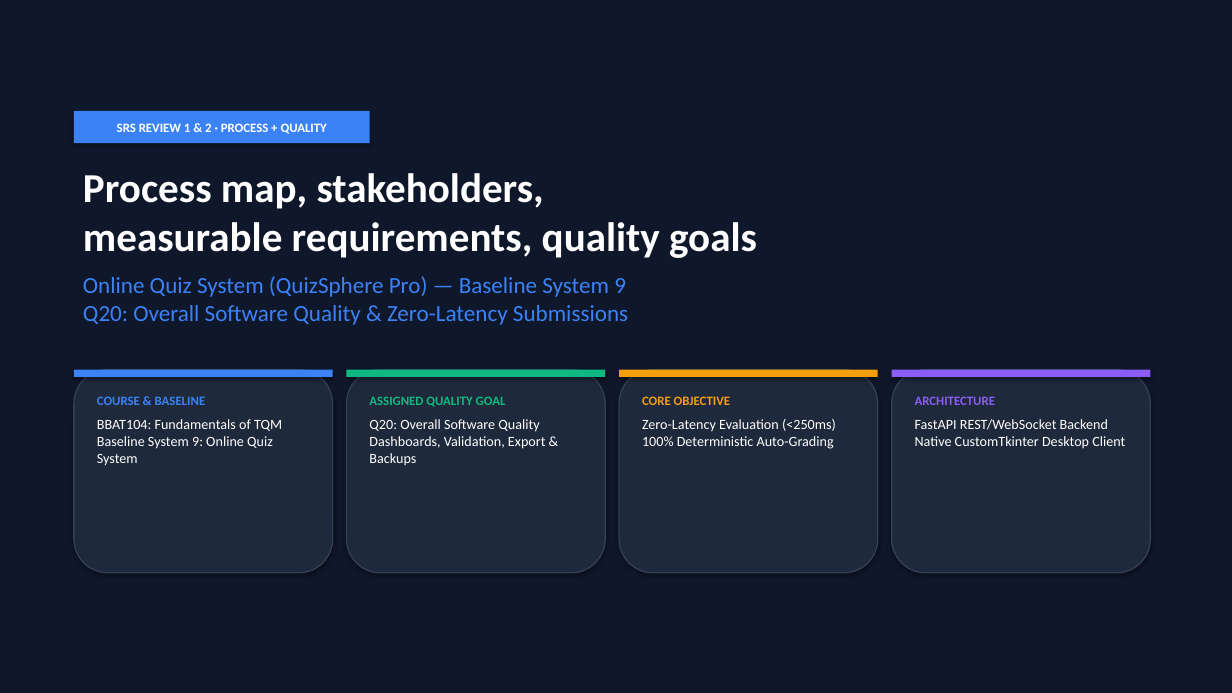
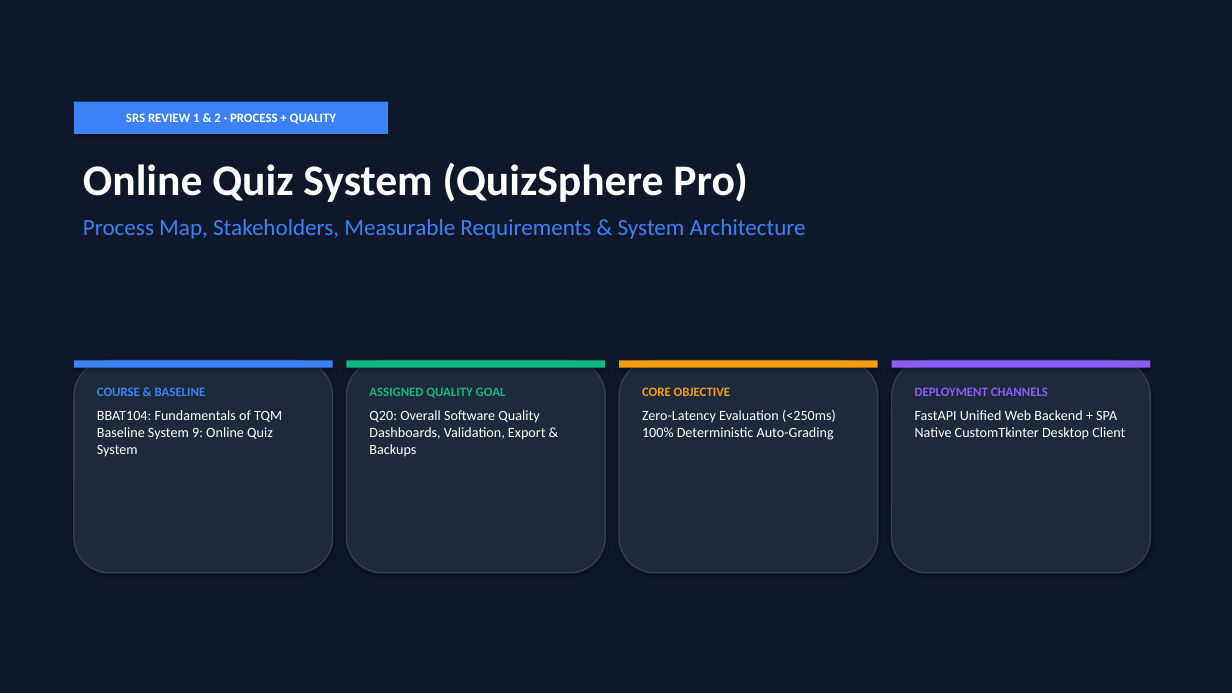
Before and after one commit to Vanshika071417/Online_Quiz_System, a slide deck: slide 1 of QuizSphere_Master_Review_1_and_2.pptx. Drawn at 1232x693 pixels with LibreOffice and Linux fonts; fonts in the diff are those of the drawing. Boxes give left, top, right and bottom in pixels: in the first picture for what was removed or moved away, otherwise in the second. Text is boxed around its words. In the diff, an @@ line names an element or a change of style, - is before the commit and + after.

```diff
--- a/QuizSphere_Master_Review_1_and_2.pptx
+++ b/QuizSphere_Master_Review_1_and_2.pptx
@@ rectangle "SRS REVIEW 1 & 2 ...": place and size @@
-rectangle "SRS REVIEW 1 & 2 ..." at [74,111,370,143]
+rectangle "SRS REVIEW 1 & 2 ..." at [74,102,388,134]
@@ text at [83,163,806,239]: text changed @@
-Process map, stakeholders,
-measurable requirements, quality goals
-Online Quiz System (QuizSphere Pro) — Baseline System 9
-Q20: Overall Software Quality & Zero-Latency Submissions
+Online Quiz System (QuizSphere Pro)
+Process Map, Stakeholders, Measurable Requirements & System Architecture
@@ rounded rectangle: place and size @@
-rounded rectangle at [74,370,333,573]
+rounded rectangle at [74,360,333,573]
@@ text "COURSE & BASELINE": place and size @@
-text "COURSE & BASELINE" at [97,396,282,465]
+text "COURSE & BASELINE" at [97,387,282,456]
@@ rounded rectangle: place and size @@
-rounded rectangle at [347,370,605,573]
+rounded rectangle at [347,360,605,573]
@@ text "ASSIGNED QUALITY GOAL": place and size @@
-text "ASSIGNED QUALITY GOAL" at [369,396,546,465]
+text "ASSIGNED QUALITY GOAL" at [369,387,546,456]
@@ rounded rectangle: place and size @@
-rounded rectangle at [619,370,878,573]
+rounded rectangle at [619,360,878,573]
@@ text "CORE OBJECTIVE": place and size @@
-text "CORE OBJECTIVE" at [642,396,836,449]
+text "CORE OBJECTIVE" at [642,387,836,440]
@@ rounded rectangle: place and size @@
-rounded rectangle at [892,370,1151,573]
+rounded rectangle at [892,360,1151,573]
@@ 4 rectangles: place and size @@
-4 rectangles at [74,370,1151,377]
+4 rectangles at [74,360,1151,368]
@@ text at [915,387,1125,439]: text changed @@
-ARCHITECTURE
-FastAPI REST/WebSocket Backend
-Native CustomTkinter Desktop Client
+DEPLOYMENT CHANNELS
+FastAPI Unified Web Backend + SPA
+Native CustomTkinter Desktop Client
```
Also in this commit, not shown: 7 other slides changed, 9 slides added, 34 slides removed, 4 other files.
